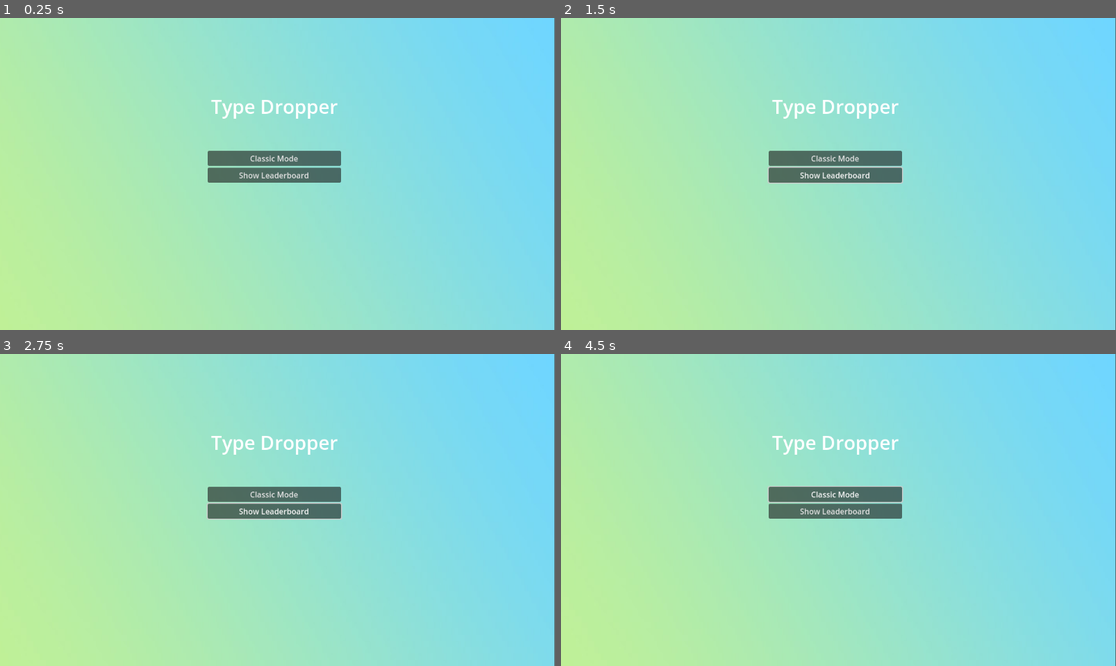
Above: before the commit, frames 1-4 (two rows, left to right).
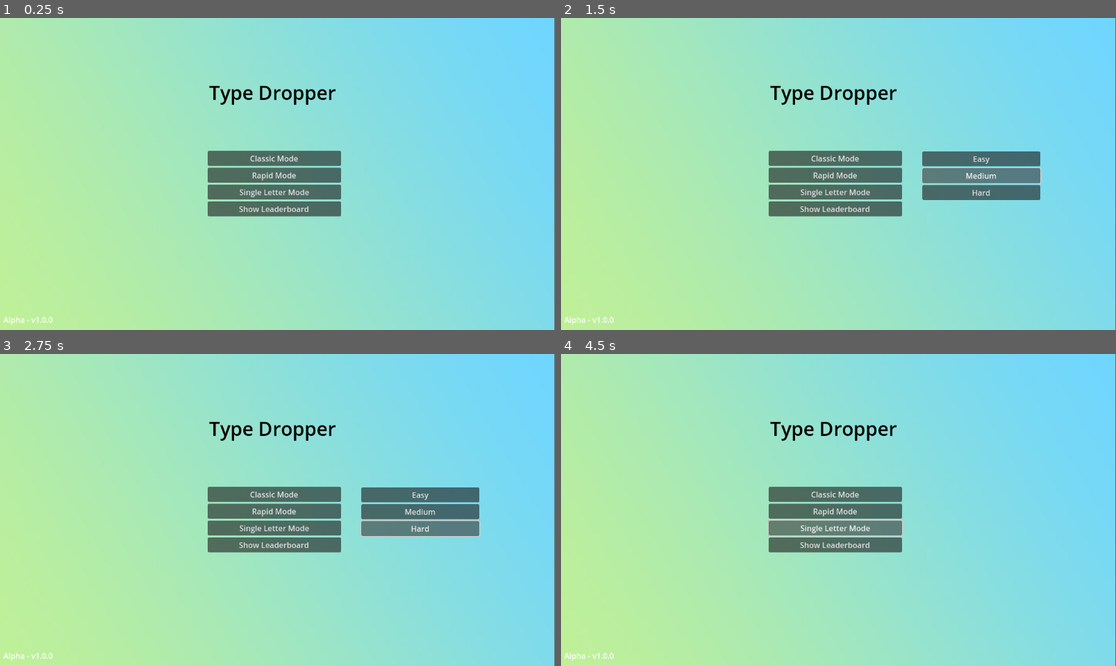
Above: after the commit, the same moments.

Repository: Sneakyweasel90/TypeDropper_Godot
Game: Godot game, scene res://scenes/MainMenu.tscn
Same seed, same stepped clock (60 frames per second), same inputs: the game is played once before the commit and once after it.
Inputs (mouse positions are in pixels of both pictures, inside the frame that each line leads up to):
- Up to frame 1 (0.25 s): no input
- Up to frame 2 (1.5 s): click (832, 174) at 0.5 s, where only the run after the commit has a clickable "Rapid Mode"; click (982, 177) at 1.25 s, where only the run after the commit has a clickable "Medium"
- Up to frame 3 (2.75 s): click (421, 528) at 2 s, where only the run after the commit has a clickable "Hard"
- Up to frame 4 (4.5 s): click "Classic Mode" at 2.75 s; click "Classic Mode" at 3.5 s; click (832, 528) at 4.25 s, where only the run after the commit has a clickable "Single Letter Mode"

The runs differ from the first frame. In frame 1, 3.4% of the frame differs, in the area x 0-62%, y 21-99%; in frame 2, 6.8%; in frame 3, 6.8%, in the area x 0-87%, y 21-99%; in frame 4, 3.8%.

Commit message:
added main menu buttons for new game modes

Diff:
--- a/type-dropper/scenes/Countdown.tscn
+++ b/type-dropper/scenes/Countdown.tscn
@@ -6,12 +6,13 @@
 script = ExtResource("1_srufn")
 
 [node name="Label" type="Label" parent="."]
-offset_left = 573.0
-offset_top = 273.0
-offset_right = 613.0
-offset_bottom = 356.0
+offset_left = 508.0
+offset_top = 275.0
+offset_right = 649.0
+offset_bottom = 358.0
 theme_override_colors/font_color = Color(1, 1, 1, 1)
 theme_override_font_sizes/font_size = 60
+horizontal_alignment = 1
 
 [node name="Timer" type="Timer" parent="."]
 
--- a/type-dropper/scenes/MainMenu.tscn
+++ b/type-dropper/scenes/MainMenu.tscn
@@ -26,12 +26,13 @@
 
 [node name="Title" type="Label" parent="."]
 layout_mode = 0
-offset_left = 132.0
-offset_top = -126.0
-offset_right = 396.0
-offset_bottom = -71.0
+offset_left = 128.0
+offset_top = -155.0
+offset_right = 399.0
+offset_bottom = -100.0
 size_flags_horizontal = 0
 size_flags_vertical = 0
+theme_override_colors/font_color = Color(0, 0, 0, 1)
 theme_override_font_sizes/font_size = 40
 text = "Type Dropper"
 
@@ -42,41 +43,78 @@
 offset_right = 402.0
 offset_bottom = 60.0
 
-[node name="ClassicBtn" type="Button" parent="VBoxContainer"]
+[node name="ClassicModeBtn" type="Button" parent="VBoxContainer"]
 layout_mode = 2
 text = "Classic Mode"
 
-[node name="VBoxContainer" type="VBoxContainer" parent="VBoxContainer/ClassicBtn"]
+[node name="ClassicModeContainer" type="VBoxContainer" parent="VBoxContainer/ClassicModeBtn"]
 layout_mode = 1
 anchors_preset = 8
 anchor_left = 0.5
 anchor_top = 0.5
 anchor_right = 0.5
 anchor_bottom = 0.5
-offset_left = 159.5
-offset_top = -18.5
-offset_right = 515.5
-offset_bottom = 117.5
+offset_left = 181.5
+offset_top = -51.5
+offset_right = 424.5
+offset_bottom = 49.5
 grow_horizontal = 2
 grow_vertical = 2
 
-[node name="EasyBtn" type="Button" parent="VBoxContainer/ClassicBtn/VBoxContainer"]
+[node name="EasyBtn" type="Button" parent="VBoxContainer/ClassicModeBtn/ClassicModeContainer"]
 layout_mode = 2
 text = "Easy"
 
-[node name="MediumBtn" type="Button" parent="VBoxContainer/ClassicBtn/VBoxContainer"]
+[node name="MediumBtn" type="Button" parent="VBoxContainer/ClassicModeBtn/ClassicModeContainer"]
 layout_mode = 2
 text = "Medium"
 
-[node name="HardBtn" type="Button" parent="VBoxContainer/ClassicBtn/VBoxContainer"]
+[node name="HardBtn" type="Button" parent="VBoxContainer/ClassicModeBtn/ClassicModeContainer"]
 layout_mode = 2
 text = "Hard"
+
+[node name="RapidModeBtn" type="Button" parent="VBoxContainer"]
+layout_mode = 2
+text = "Rapid Mode"
+
+[node name="RapidModeContainer" type="VBoxContainer" parent="VBoxContainer/RapidModeBtn"]
+visible = false
+layout_mode = 0
+offset_left = 319.0
+offset_top = -34.0
+offset_right = 564.0
+offset_bottom = 67.0
+
+[node name="EasyBtn" type="Button" parent="VBoxContainer/RapidModeBtn/RapidModeContainer"]
+layout_mode = 2
+text = "Easy"
+
+[node name="MediumBtn" type="Button" parent="VBoxContainer/RapidModeBtn/RapidModeContainer"]
+layout_mode = 2
+text = "Medium"
+
+[node name="HardBtn" type="Button" parent="VBoxContainer/RapidModeBtn/RapidModeContainer"]
+layout_mode = 2
+text = "Hard"
+
+[node name="SingleLetterBtn" type="Button" parent="VBoxContainer"]
+layout_mode = 2
+text = "Single Letter Mode"
 
 [node name="LeaderboardBtn" type="Button" parent="VBoxContainer"]
 layout_mode = 2
 text = "Show Leaderboard"
 
-[connection signal="pressed" from="VBoxContainer/ClassicBtn" to="." method="_on_classic_btn_pressed"]
-[connection signal="pressed" from="VBoxContainer/ClassicBtn/VBoxContainer/EasyBtn" to="." method="_on_difficulty_btn_pressed" binds= ["\"easy\""]]
-[connection signal="pressed" from="VBoxContainer/ClassicBtn/VBoxContainer/MediumBtn" to="." method="_on_difficulty_btn_pressed" binds= ["\"medium\""]]
-[connection signal="pressed" from="VBoxContainer/ClassicBtn/VBoxContainer/HardBtn" to="." method="_on_difficulty_btn_pressed" binds= ["\"hard\""]]
+[node name="Versionlbl" type="Label" parent="."]
+layout_mode = 0
+offset_left = -299.0
+offset_top = 333.0
+offset_right = -182.0
+offset_bottom = 356.0
+text = "Alpha - v1.0.0"
+
+[connection signal="pressed" from="VBoxContainer/ClassicModeBtn" to="." method="_on_classic_btn_pressed"]
+[connection signal="pressed" from="VBoxContainer/ClassicModeBtn/ClassicModeContainer/EasyBtn" to="." method="_on_difficulty_btn_pressed" binds= ["\"easy\""]]
+[connection signal="pressed" from="VBoxContainer/ClassicModeBtn/ClassicModeContainer/MediumBtn" to="." method="_on_difficulty_btn_pressed" binds= ["\"medium\""]]
+[connection signal="pressed" from="VBoxContainer/ClassicModeBtn/ClassicModeContainer/HardBtn" to="." method="_on_difficulty_btn_pressed" binds= ["\"hard\""]]
+[connection signal="pressed" from="VBoxContainer/RapidModeBtn" to="." method="_on_rapid_mode_btn_pressed"]
--- a/type-dropper/scripts/MainMenu.gd
+++ b/type-dropper/scripts/MainMenu.gd
@@ -1,10 +1,12 @@
 extends Control
 
 @export var game_scene: PackedScene
-@onready var classic_modes = $VBoxContainer/ClassicBtn/VBoxContainer
+@onready var classic_modes = $VBoxContainer/ClassicModeBtn/ClassicModeContainer
+@onready var rapid_modes = $VBoxContainer/RapidModeBtn/RapidModeContainer
 
 func _ready():
 	classic_modes.visible = false
+	rapid_modes.visible = false
 
 func start_game(difficulty: String):
 	var scene = game_scene.instantiate()
@@ -16,6 +18,17 @@
 
 func _on_classic_btn_pressed() -> void:
 	classic_modes.visible = !classic_modes.visible
+	rapid_modes.visible = false
 
 func _on_difficulty_btn_pressed(difficulty: String) -> void:
 	start_game(difficulty)
+
+#click off the menu
+func _unhandled_input(event: InputEvent) -> void:
+	if event is InputEventMouseButton and event.is_pressed() and event.button_index == MOUSE_BUTTON_LEFT:
+		if classic_modes.visible and not classic_modes.get_global_rect().has_point(get_viewport().get_mouse_position()):
+			classic_modes.visible = false
+
+func _on_rapid_mode_btn_pressed() -> void:
+	rapid_modes.visible = !rapid_modes.visible
+	classic_modes.visible = false
